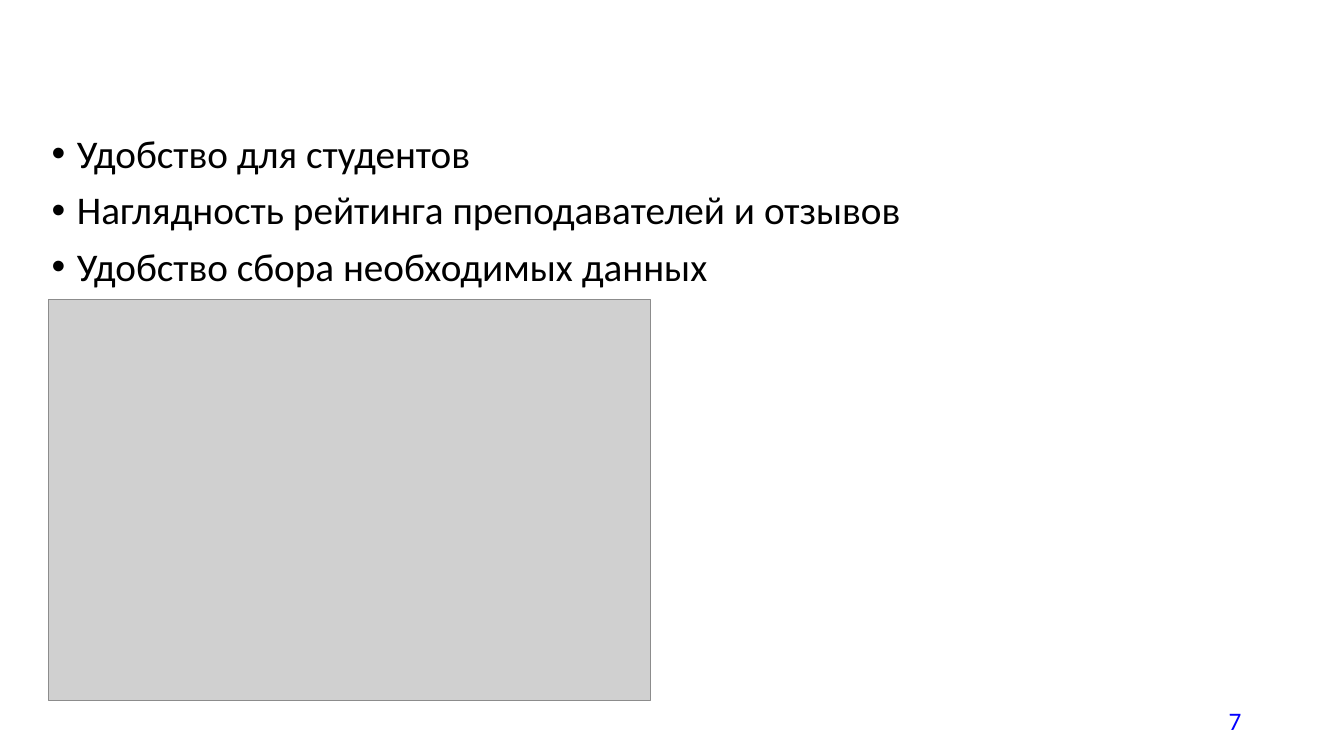
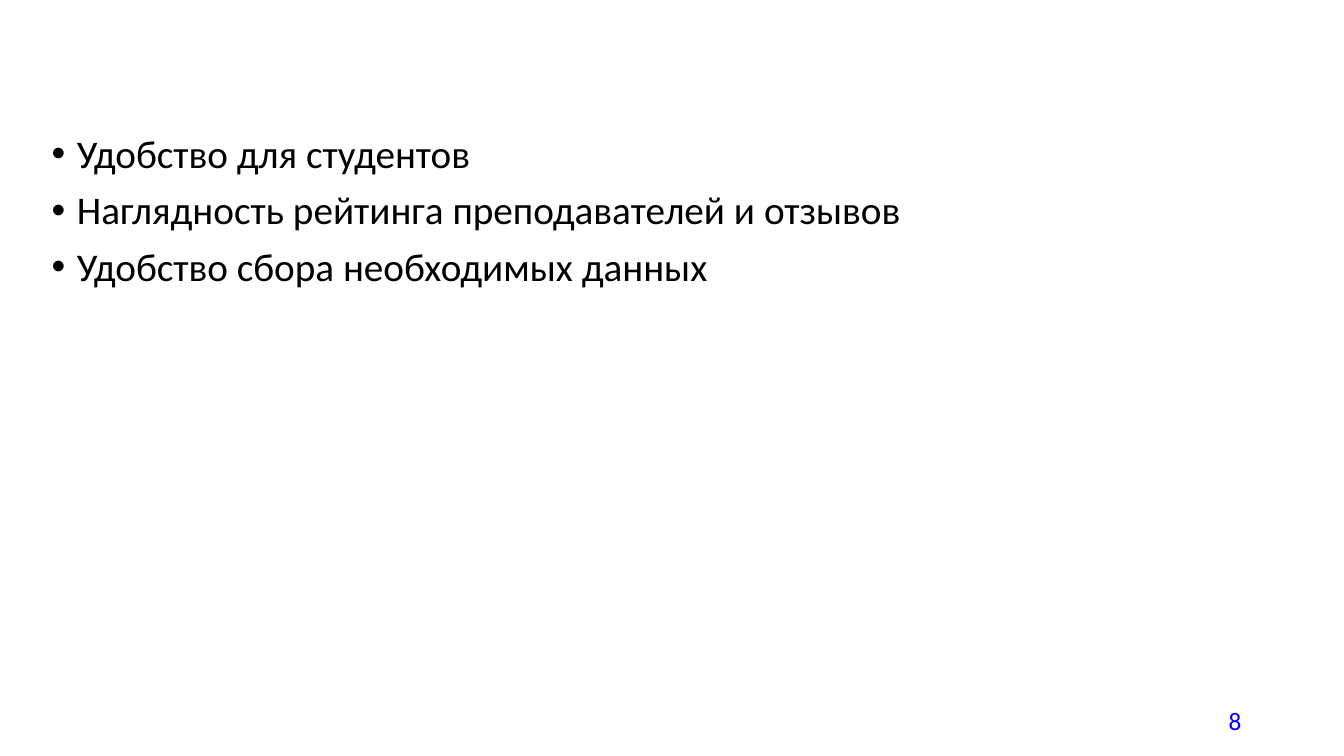
Before and after one commit to Dank005/Chat-Bot-Vk, a slide deck: slide 8 of Prezentatsia_komandy.pptx (slide 7 before the commit). Drawn at 1344x756 pixels with LibreOffice and Linux fonts; fonts in the diff are those of the drawing; grey boxes stand for pictures; background and template pictures are left out. Boxes give left, top, right and bottom in pixels: in the first picture for what was removed or moved away, otherwise in the second. Text is boxed around its words. In the diff, an @@ line names an element or a change of style, - is before the commit and + after.

```diff
--- a/Prezentatsia_komandy.pptx
+++ b/Prezentatsia_komandy.pptx
@@ picture removed at (48, 299, 650, 701) @@
@@ page number at (1229, 712, 1242, 730): text changed @@
-7
+8
```
Also in this commit, not shown: 3 other slides changed, 1 slide added.
